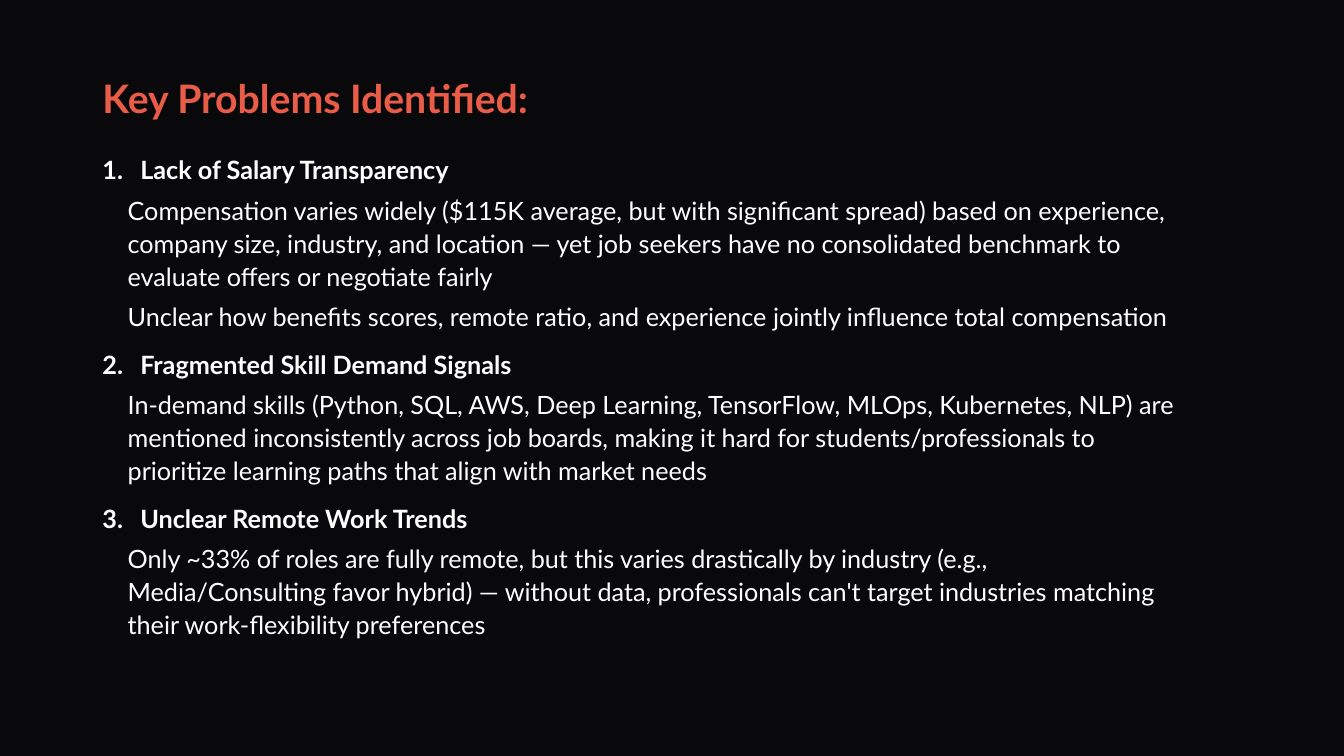
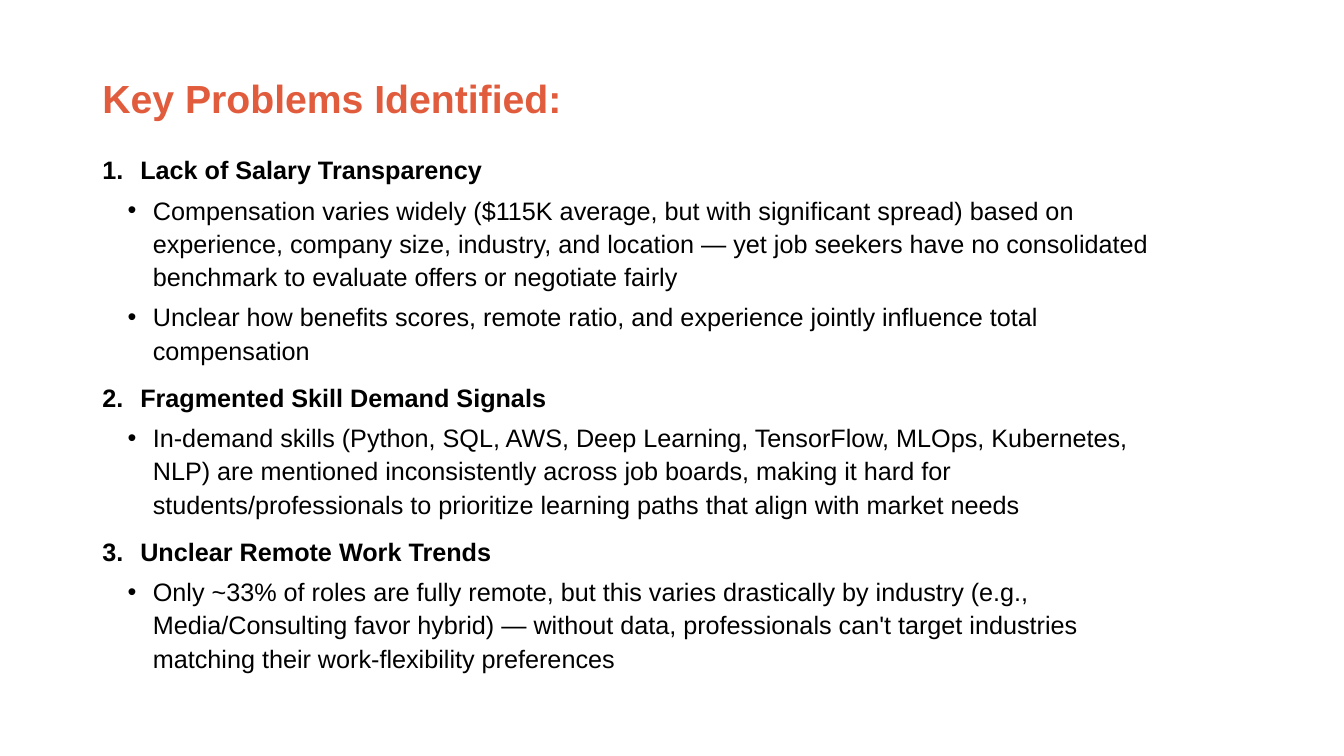
Before and after one commit to AkshitGajera/AF05148719-GajeraAkshit-AIJobPostingAnalytics-Insights, a slide deck: slide 3 of AI Job Posting Analytics & Insights.pptx. Drawn at 1344x756 pixels with LibreOffice and Linux fonts; fonts in the diff are those of the drawing. Boxes give left, top, right and bottom in pixels: in the first picture for what was removed or moved away, otherwise in the second. Text is boxed around its words. In the diff, an @@ line names an element or a change of style, - is before the commit and + after.

```diff
--- a/AI Job Posting Analytics & Insights.pptx
+++ b/AI Job Posting Analytics & Insights.pptx
@@ background #09090C to #FFFFFF @@
@@ text "Key Problems Identified:" at bbox=[102, 84, 561, 121]: font Lato to Arial, text colour #E95D48 to #E15C3D @@
@@ text "Lack of Salary Transparency" at bbox=[140, 160, 1147, 673]: font Lato to Arial, text colour #FFFFFF to #000000; bullet none to • @@
```
Also in this commit, not shown: 3 other slides changed.
